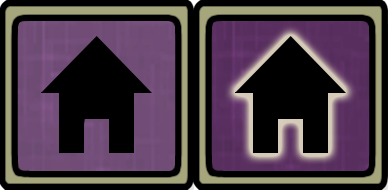
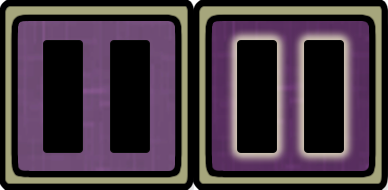
The second w=388, h=190 image is a revision of the first. Changes to its layers:
hid "Rectángulo 1 copia" over bbox(235, 36, 346, 153)
hid "Rectángulo 1" over bbox(41, 36, 152, 153)
added layer "Rectángulo redondeado 1 copia" above "Rectángulo redondeado 1" over bbox(237, 40, 344, 153)
added layer "Rectángulo redondeado 1" above "Capa 1 copia" over bbox(43, 40, 150, 153)
